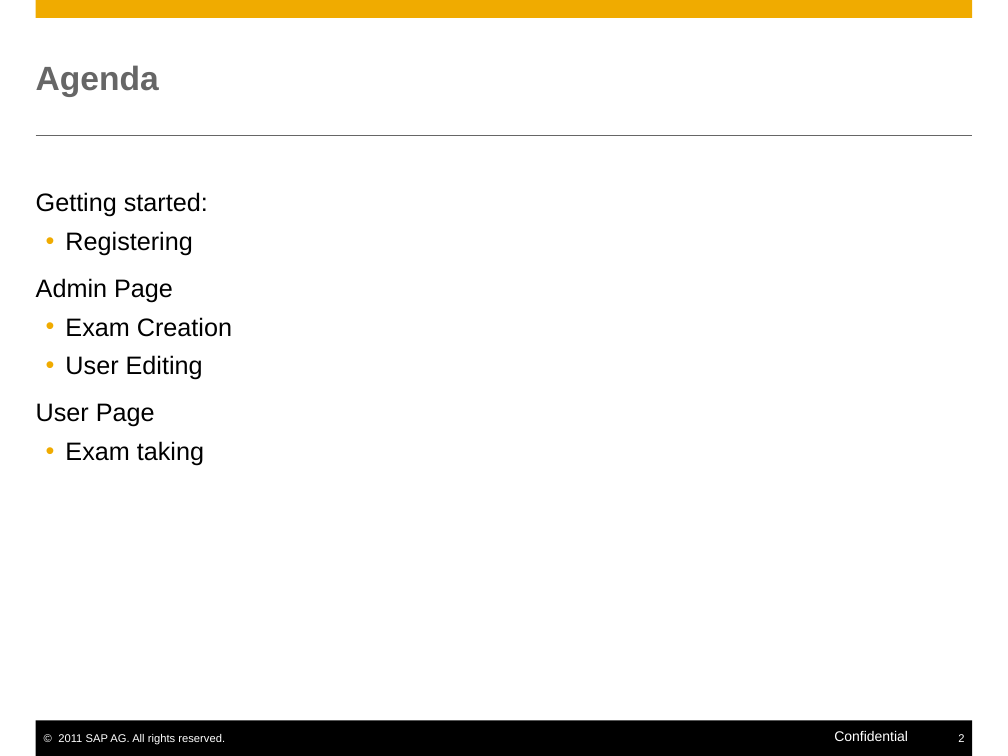
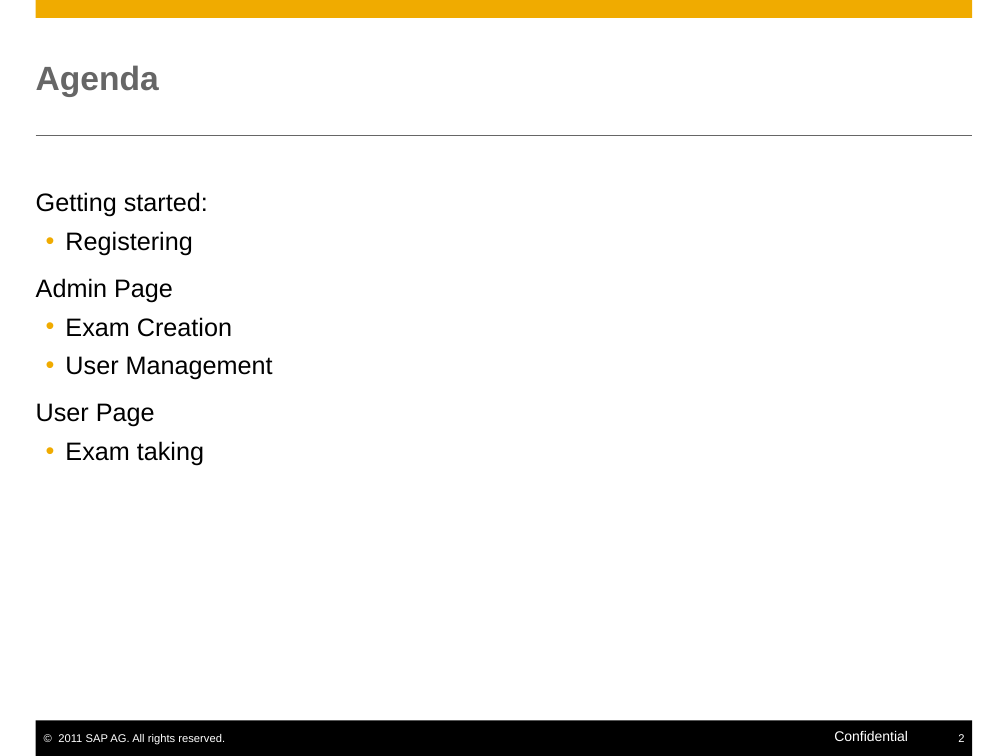
Before and after one commit to evanlouie/EXAM_system, a slide deck: slide 2 of The Exam System - User Guide.pptx. Drawn at 1008x756 pixels with LibreOffice and Linux fonts; fonts in the diff are those of the drawing. Boxes give left, top, right and bottom in pixels: in the first picture for what was removed or moved away, otherwise in the second. Text is boxed around its words. In the diff, an @@ line names an element or a change of style, - is before the commit and + after.

```diff
--- a/The Exam System - User Guide.pptx
+++ b/The Exam System - User Guide.pptx
@@ text at [65,356,273,380]: text changed @@
-  • User Editing
+  • User Management
```
Also in this commit, not shown: 8 other slides changed, 2 slides added, 3 other files.
